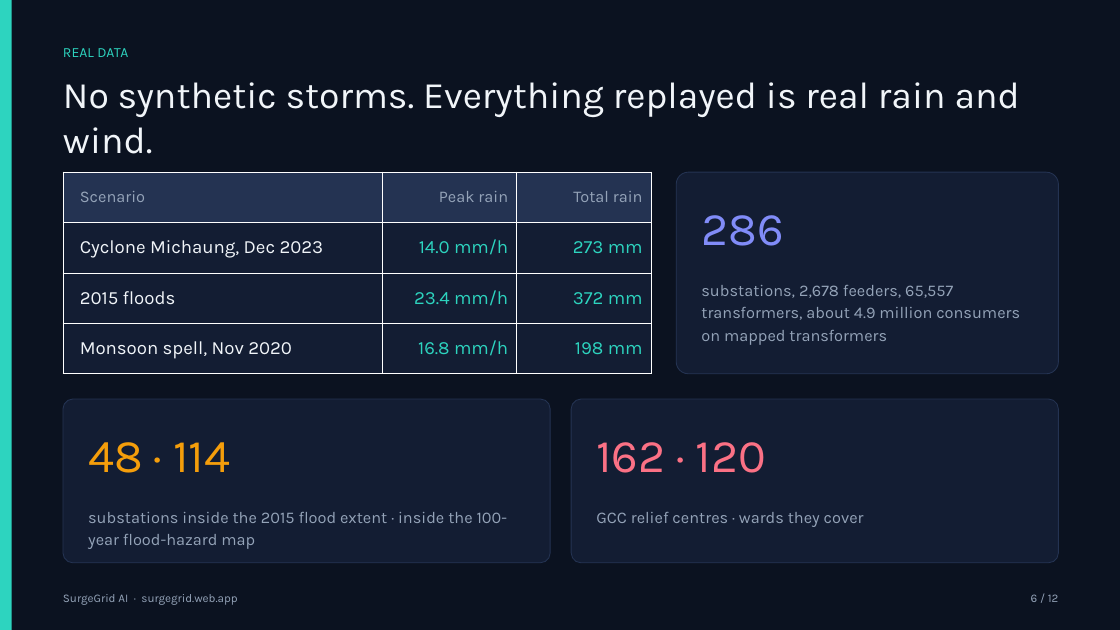
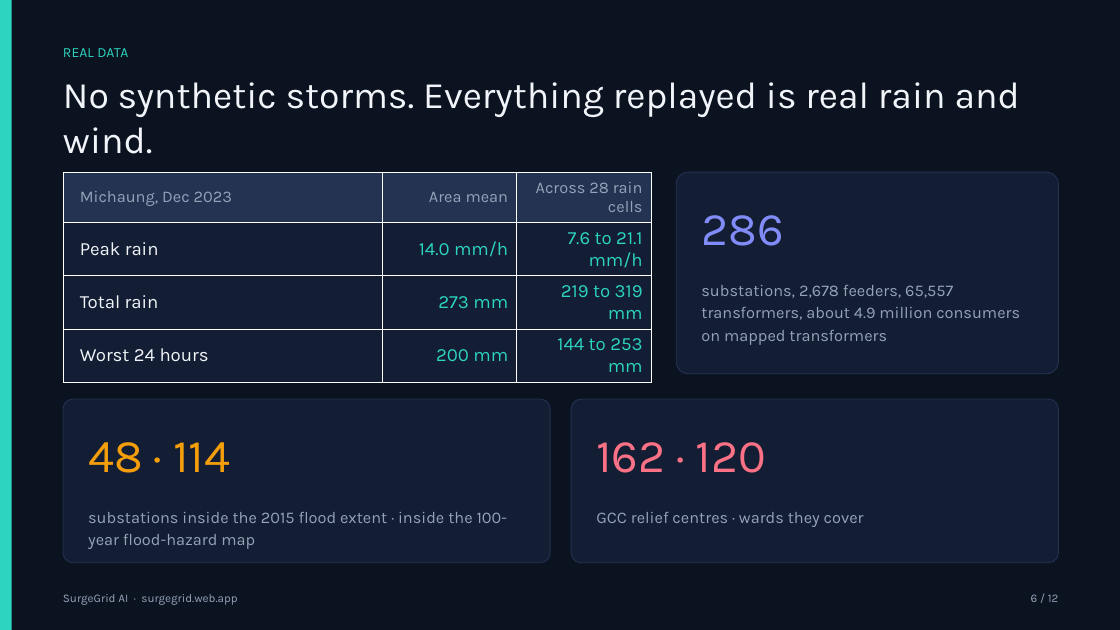
Before and after one commit to rsiva2294/surgegrid-ai, a slide deck: slide 6 of docs/SurgeGrid_AI_Deck.pptx. Drawn at 1120x630 pixels with LibreOffice and Linux fonts; fonts in the diff are those of the drawing. Boxes give left, top, right and bottom in pixels: in the first picture for what was removed or moved away, otherwise in the second. Text is boxed around its words. In the diff, an @@ line names an element or a change of style, - is before the commit and + after.

```diff
--- a/docs/SurgeGrid_AI_Deck.pptx
+++ b/docs/SurgeGrid_AI_Deck.pptx
@@ table at [63,172,651,376] @@
-row 1: Scenario | Peak rain | Total rain
+row 1: Michaung, Dec 2023 | Area mean | Across 28 rain cells
-row 2, column 1: Cyclone Michaung, Dec 2023
+row 2, column 1: Peak rain
-row 2, column 3: 273 mm
+row 2, column 3: 7.6 to 21.1 mm/h
-row 3: 2015 floods | 23.4 mm/h | 372 mm
+row 3: Total rain | 273 mm | 219 to 319 mm
-row 4: Monsoon spell, Nov 2020 | 16.8 mm/h | 198 mm
+row 4: Worst 24 hours | 200 mm | 144 to 253 mm
```
Also in this commit, not shown: 4 other slides changed, 11 other files.
